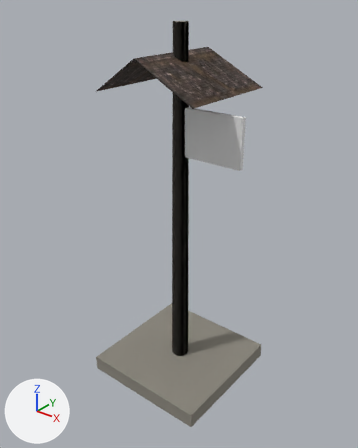
Two versions of the glTF model assets/dist/dweller_building_claim_post/lod2.glb, one commit apart.
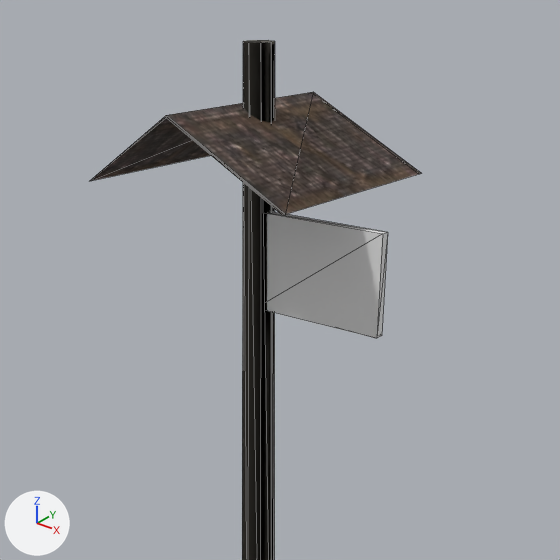
There are two pictures of each version: one whole from a 50 mm camera at (2.08, -2.61, 2.93) aimed at (0.0, -0.02, 1.33), one close up on the part from 14% to 93% of the width and 0% to 63% of the height. The lights are fixed; the arrows at lower left show +X, +Y and +Z. The older version's two pictures come first. The close-ups show mesh edges as thin lines. Vertices at exactly the same position are counted once.

Objects in the first close-up: 'dweller_building_claim_post'.
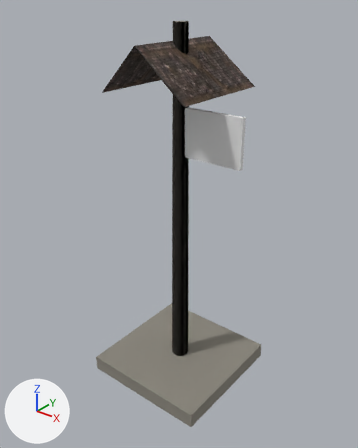
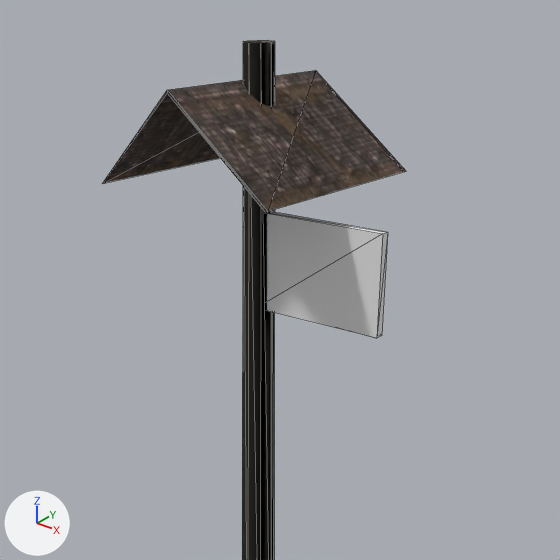
Where the change shows, as pixel boxes (x1, y1, x2, y2) in the close-ups (560 x 560 px; the box of a moved part takes in the faces that stretch with it):
'dweller_building_claim_post', reshaped: before (90, 40, 421, 560); after (102, 40, 406, 560)
part 1 of me_dweller_building_claim_post, moved or reshaped: before (90, 92, 421, 215); after (102, 71, 406, 212)

Edits to the bpy script that builds the scene:
```text
Change me_dweller_building_claim_post:
    where me_dweller_building_claim_post.from_pydata(...)  # 47 vertices, 67 faces; spans x -0.5..0.5, y -0.5..0.5, z 0.0..2.72
    used by ob_dweller_building_claim_post; location = (0.0, 0.0, 0.0)
    me_dweller_building_claim_post part 1: the loose piece of 11 vertices spanning x -0.4..0.4, y -0.4..0.4, z 2.3..2.53 is scaled about its middle by (0.843, 1, 1.31), then moved by (0.0, 0.0, 0.04)
```
